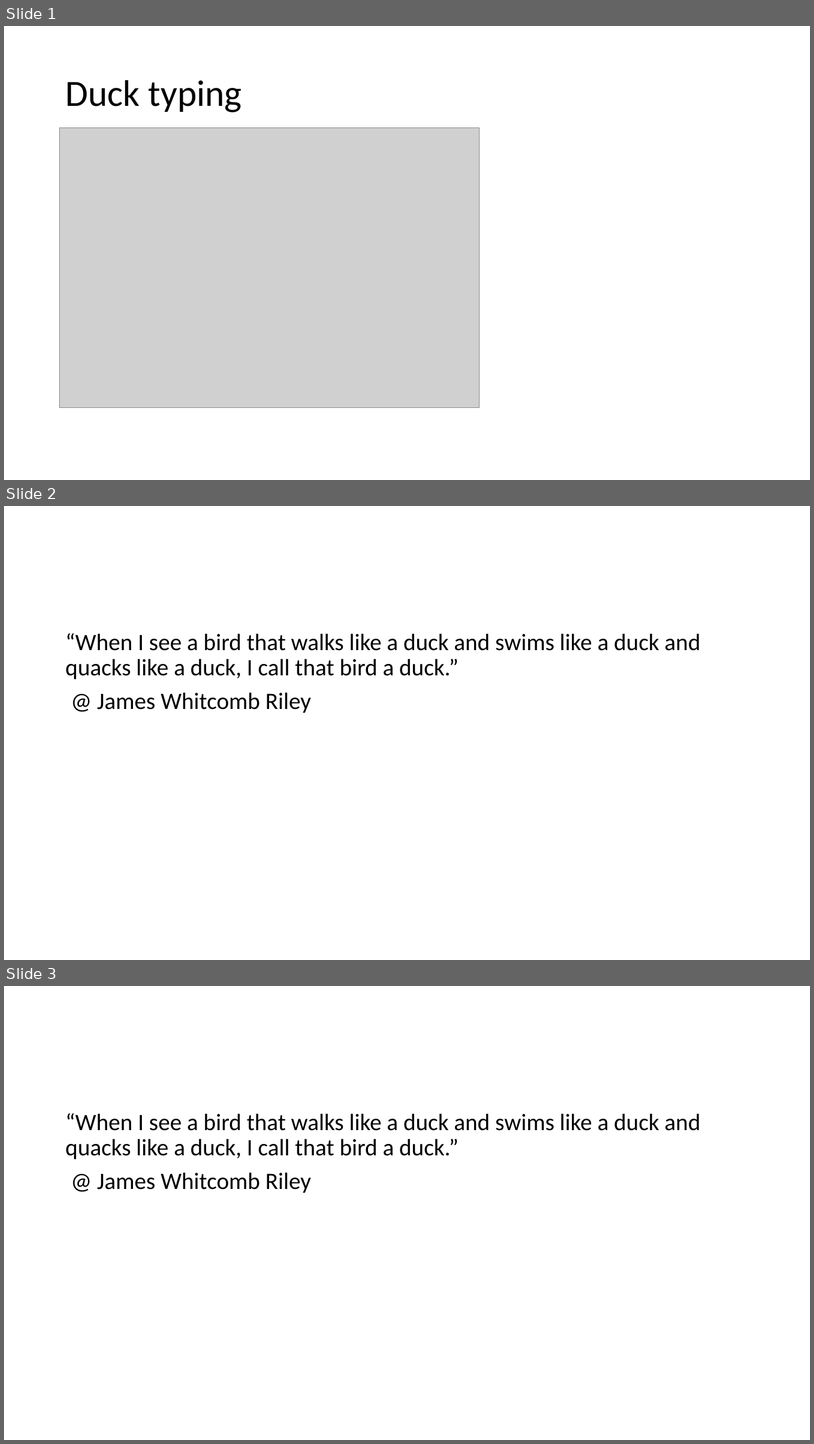
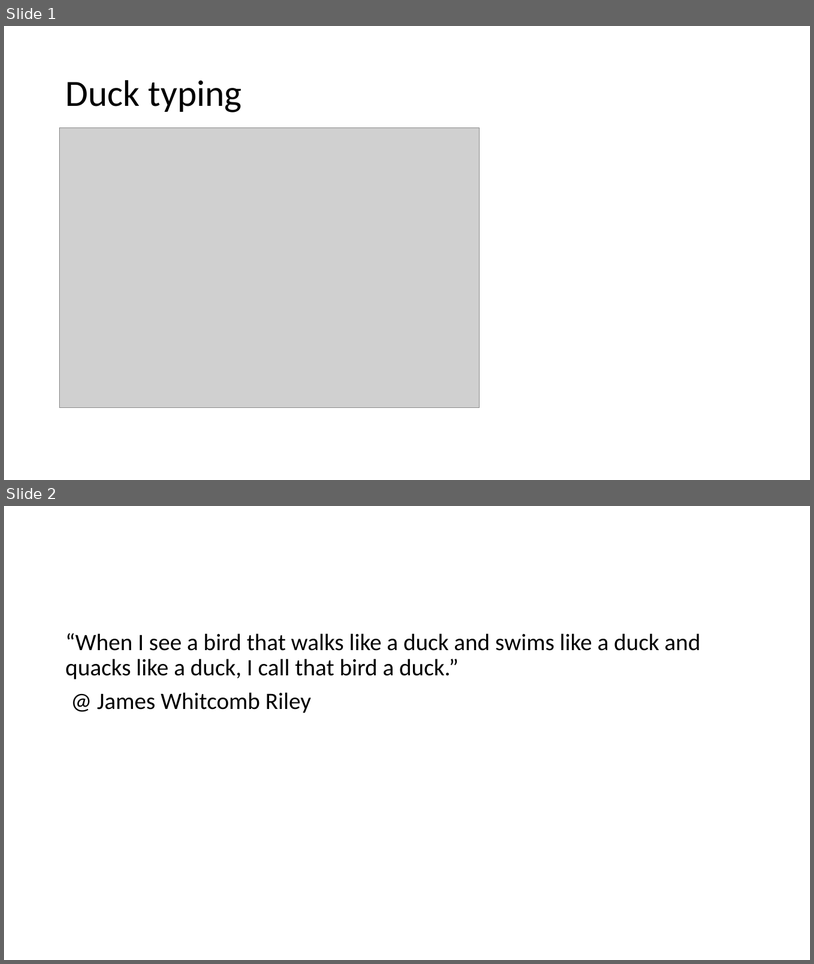
Before and after one commit to dzmitry-varabei/front-end-course, a slide deck: lecture-4-functions/lecture4-functions.pptx. Shown one above the other, each under a label of ours: slides 1, 2 and 3 before the commit, slides 1 and 2 after it. The pictures are 814x1444 and 814x964 pixels, drawn with LibreOffice and Linux fonts; fonts in the diff are those of the drawing; grey boxes stand for pictures. Boxes give left, top, right and bottom in pixels: in the first picture for what was removed or moved away, otherwise in the second. Text is boxed around its words. In the diff, an @@ line names an element or a change of style, - is before the commit and + after.

```diff
--- a/lecture-4-functions/lecture4-functions.pptx
+++ b/lecture-4-functions/lecture4-functions.pptx
@@ slide 2 removed at bbox=[4, 506, 810, 960], background #FFFFFF @@
@@ text removed at bbox=[65, 633, 701, 713] @@
-“When I see a bird that walks like a duck and swims like a duck and quacks like a duck, I call that bird a duck.”
-@ James Whitcomb Riley
@@ what was slide 3 is now slide 2 @@
```
Also in this commit, not shown: 10 other slides removed, 2 other files.
